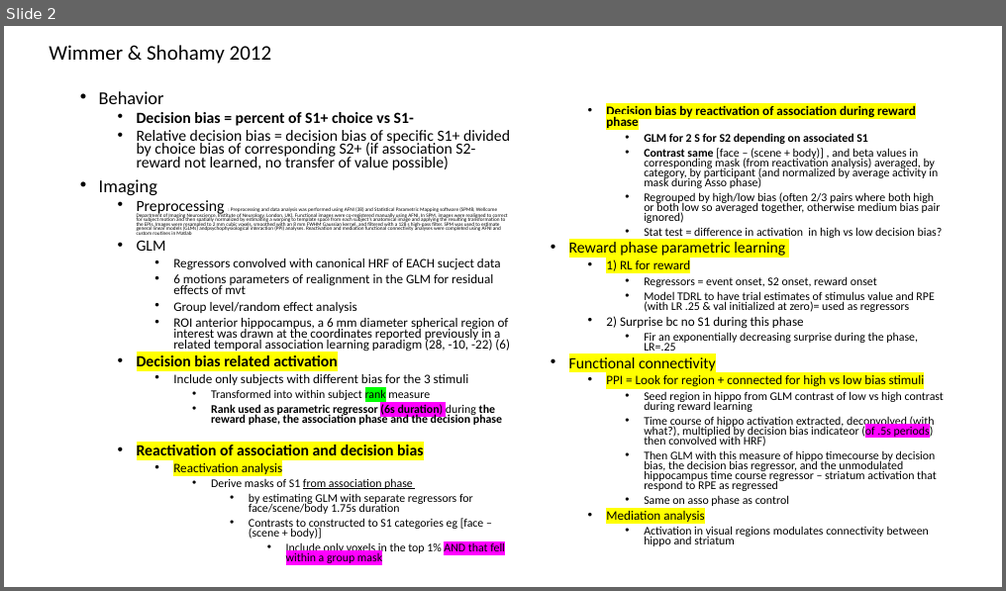
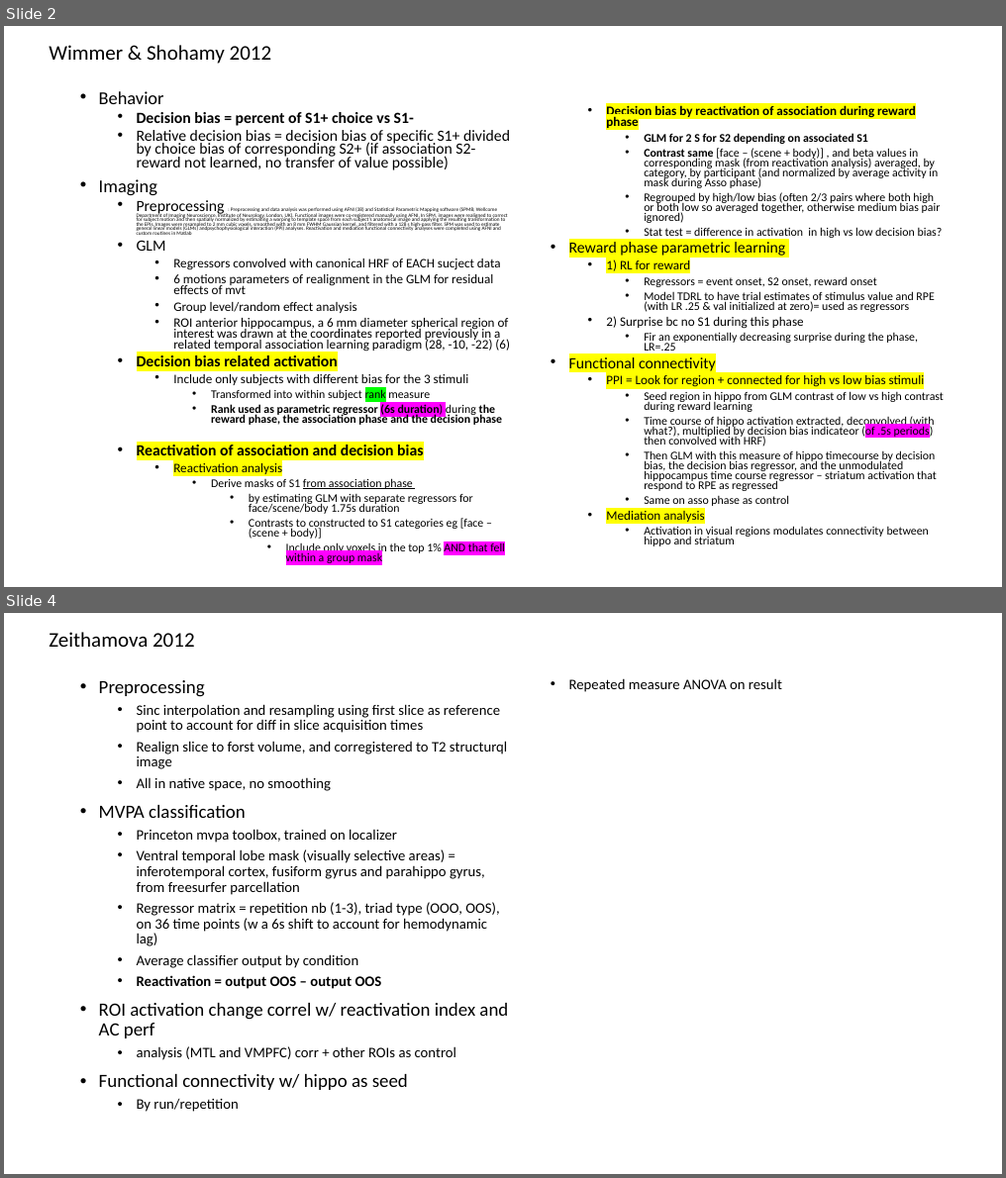
Before and after one commit to FlorianLeprevost/SemLink, a slide deck: ANAs.pptx. Shown one above the other, each under a label of ours: slide 2 before the commit, slides 2 and 4 after it; the slides between them are not shown. The pictures are 1006x591 and 1006x1178 pixels, drawn with LibreOffice and Linux fonts; fonts in the diff are those of the drawing. Boxes give left, top, right and bottom in pixels: in the first picture for what was removed or moved away, otherwise in the second. Text is boxed around its words. In the diff, an @@ line names an element or a change of style, - is before the commit and + after.

```diff
--- a/ANAs.pptx
+++ b/ANAs.pptx
@@ slide 4 added at (x1=4, y1=613, x2=1002, y2=1174), background #FFFFFF @@
@@ title added at (x1=49, y1=632, x2=195, y2=647), 20 pt, text #000000 @@
+Zeithamova 2012
@@ text added at (x1=99, y1=678, x2=782, y2=1112), 14 pt, text #000000 @@
+• Preprocessing
+  • Sinc interpolation and resampling using first slice as reference point to account for diff in slice acquisition times
+  • Realign slice to forst volume, and corregistered to T2 structurql image
+  • All in native space, no smoothing
+• MVPA classification
+  • Princeton mvpa toolbox, trained on localizer
+  • Ventral temporal lobe mask (visually selective areas) = inferotemporal cortex, fusiform gyrus and parahippo gyrus, from freesurfer parcellation
+  • Regressor matrix = repetition nb (1-3), triad type (OOO, OOS), on 36 time points (w a 6s shift to account for hemodynamic lag)
+  • Average classifier output by condition
+  • Reactivation = output OOS – output OOS
+• ROI activation change correl w/ reactivation index and AC perf
+  • analysis (MTL and VMPFC) corr + other ROIs as control
+• Functional connectivity w/ hippo as seed
+  • By run/repetition
+  • Repeated measure ANOVA on result
```
Also in this commit, not shown: 1 slide changed, 2 other slides added, 1 other file.
